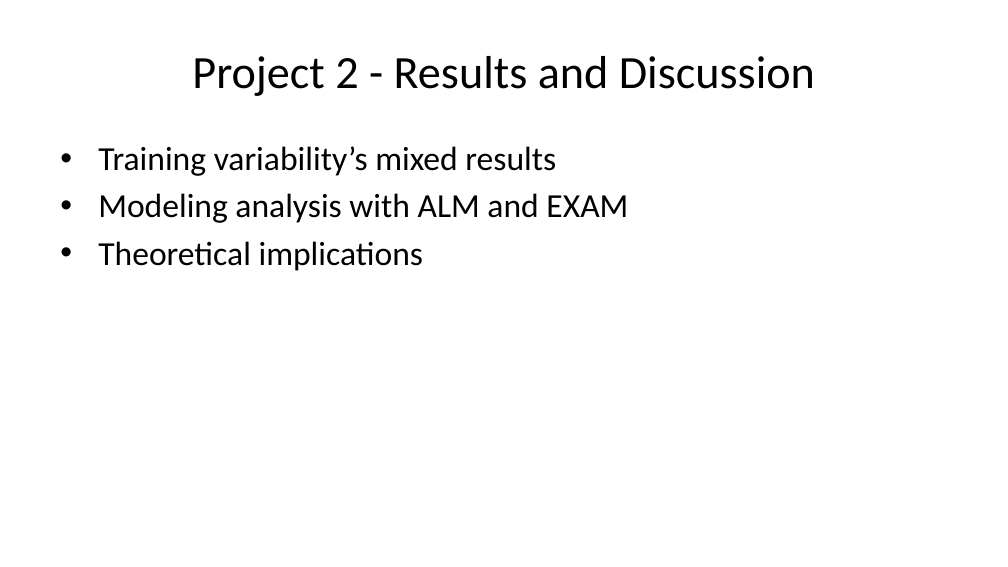
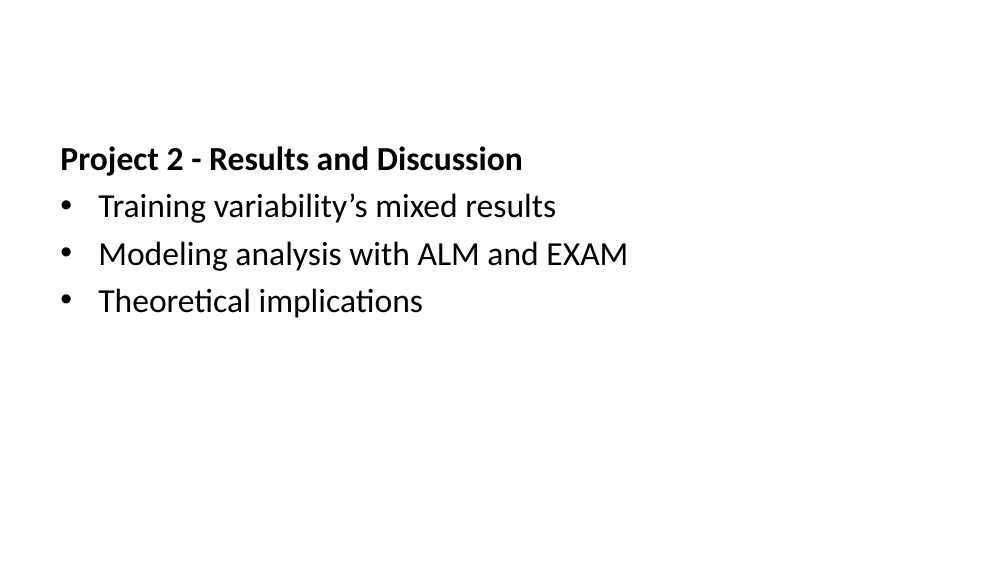
Before and after one commit to tegorman13/Dissertation, a slide deck: slide 13 of docs/Presentation/slides.pptx (slide 12 before the commit). Drawn at 1008x567 pixels with LibreOffice and Linux fonts; fonts in the diff are those of the drawing. Boxes give left, top, right and bottom in pixels: in the first picture for what was removed or moved away, otherwise in the second. Text is boxed around its words. In the diff, an @@ line names an element or a change of style, - is before the commit and + after.

```diff
--- a/docs/Presentation/slides.pptx
+++ b/docs/Presentation/slides.pptx
@@ title removed at (192,56,815,96) @@
-Project 2 - Results and Discussion
@@ text at (60,146,523,176): paragraph added @@
+Project 2 - Results and Discussion
```
Also in this commit, not shown: 12 other slides changed, 2 slides added, 7 other files.
